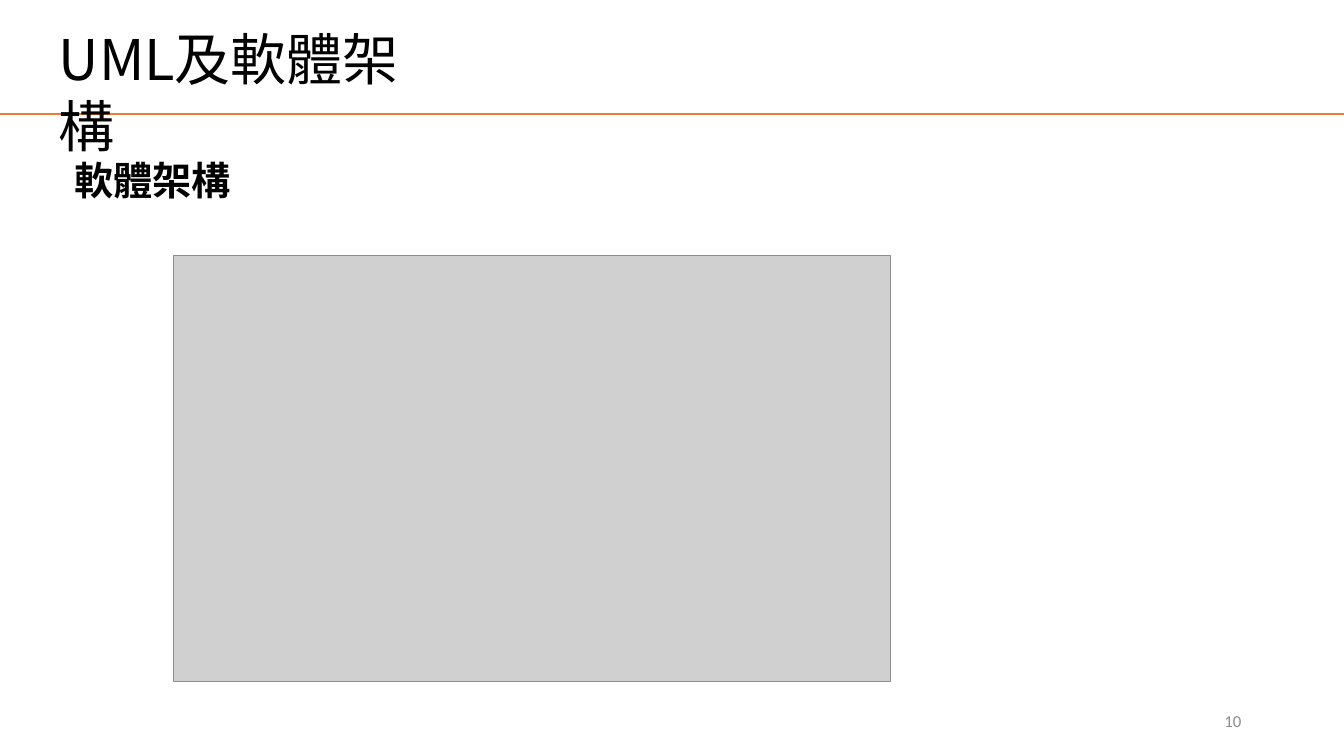
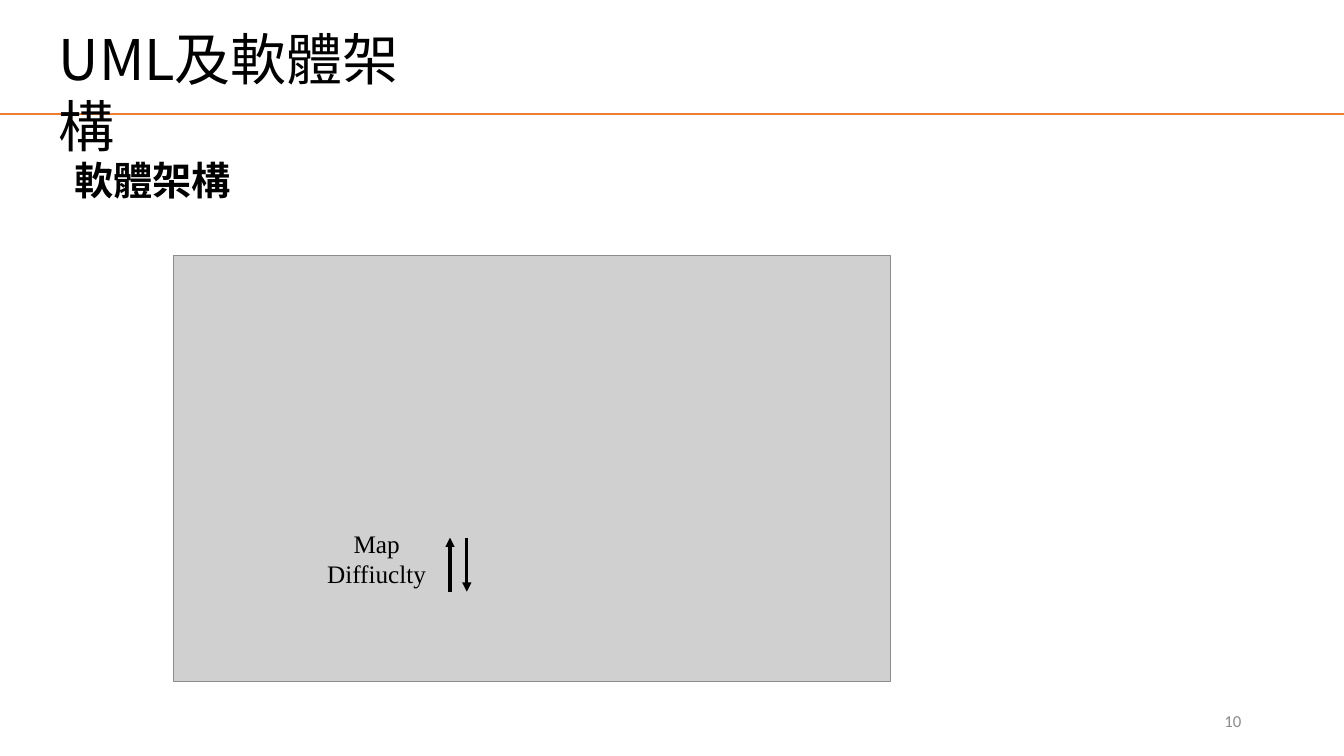
Before and after one commit to WangHanChi/Path-Planning, a slide deck: slide 10 of OOP_Final_Project.pptx. Drawn at 1344x756 pixels with LibreOffice and Linux fonts; fonts in the diff are those of the drawing; grey boxes stand for pictures. Boxes give left, top, right and bottom in pixels: in the first picture for what was removed or moved away, otherwise in the second. Text is boxed around its words. In the diff, an @@ line names an element or a change of style, - is before the commit and + after.

Commit message:
Add PPT file

```diff
--- a/OOP_Final_Project.pptx
+++ b/OOP_Final_Project.pptx
@@ text added at [327,536,426,589], 18 pt, text #000000 @@
+Map
+Diffiuclty
@@ arrow added from (450, 592) to (450, 537), #000000 2.25 pt @@
@@ arrow added from (467, 537) to (467, 592), #000000 2.25 pt @@
```
Also in this commit, not shown: 2 other slides changed, 1 slide added.
